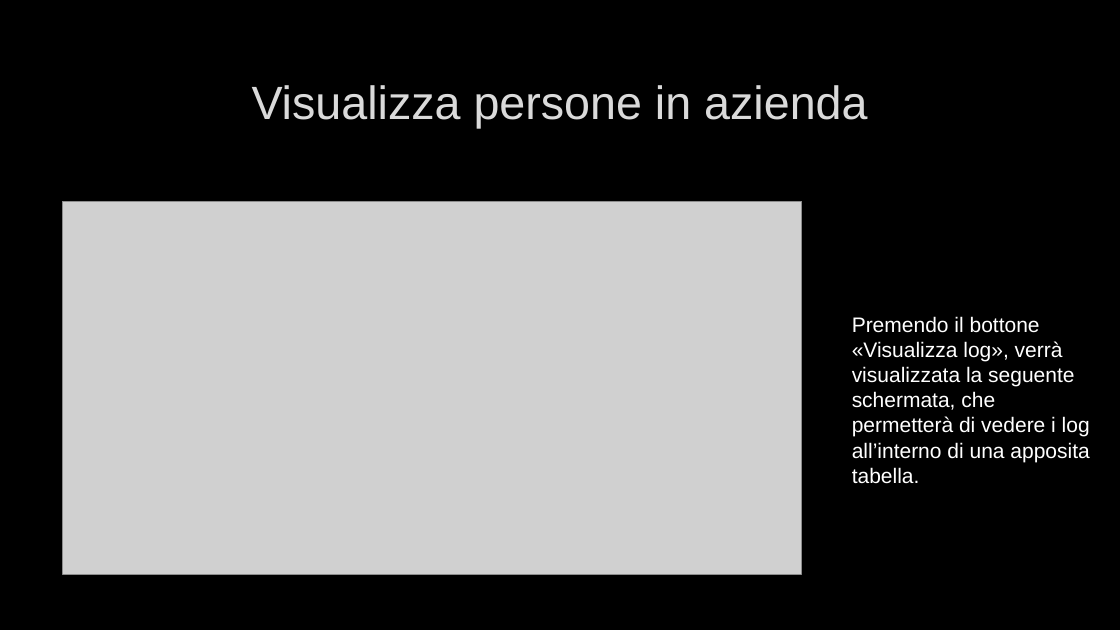
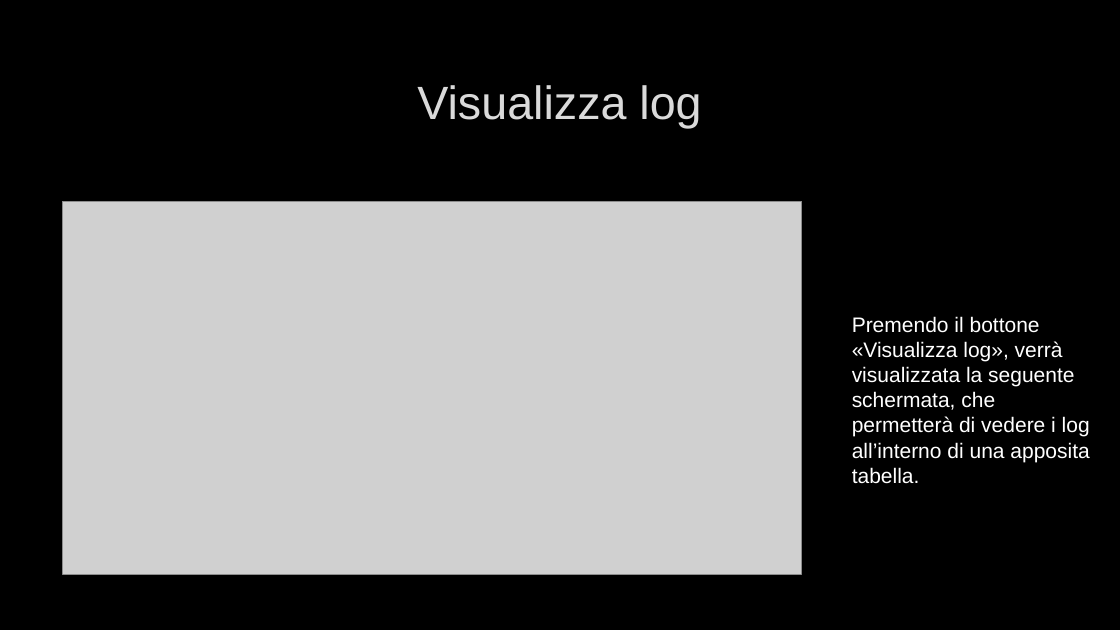
Before and after one commit to Loryerba/Gestione_Accessi-GEP2quad-, a slide deck: slide 17 of Documentazione/Install/PresentazioneProgetto.pptx. Drawn at 1120x630 pixels with LibreOffice and Linux fonts; fonts in the diff are those of the drawing; grey boxes stand for pictures; background and template pictures are left out. Boxes give left, top, right and bottom in pixels: in the first picture for what was removed or moved away, otherwise in the second. Text is boxed around its words. In the diff, an @@ line names an element or a change of style, - is before the commit and + after.

```diff
--- a/Documentazione/Install/PresentazioneProgetto.pptx
+++ b/Documentazione/Install/PresentazioneProgetto.pptx
@@ title at box(417, 85, 701, 128): text changed @@
-Visualizza persone in azienda
+Visualizza log
```
Also in this commit, not shown: 1 other slide changed.
